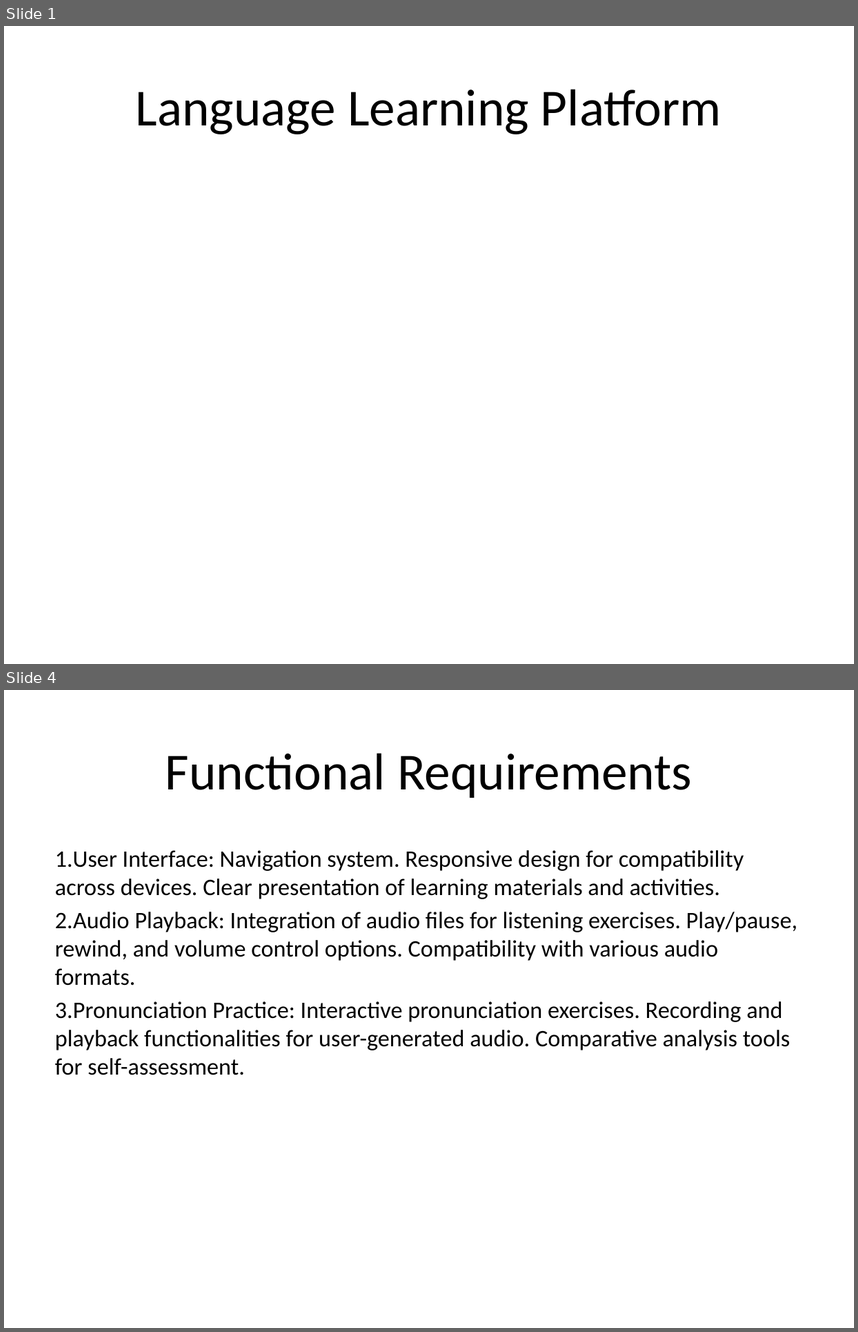
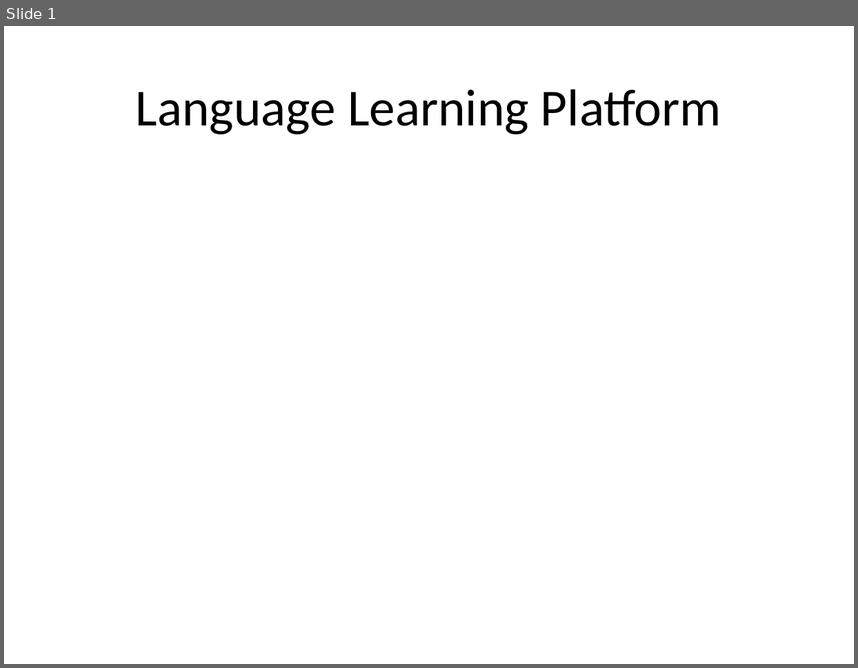
Before and after one commit to VictorMK22/PixelPioneers, a slide deck: Presentation1.pptx. Shown one above the other, each under a label of ours: slides 1 and 4 before the commit, slide 1 after it; the slides between them are not shown. The pictures are 858x1332 and 858x668 pixels, drawn with LibreOffice and Linux fonts; fonts in the diff are those of the drawing. Boxes give left, top, right and bottom in pixels: in the first picture for what was removed or moved away, otherwise in the second. Text is boxed around its words. In the diff, an @@ line names an element or a change of style, - is before the commit and + after.

```diff
--- a/Presentation1.pptx
+++ b/Presentation1.pptx
@@ slide 4 removed at [4,690,854,1328], background #FFFFFF @@
@@ title removed at [165,753,692,798] @@
-Functional Requirements
@@ text removed at [55,850,797,1075] @@
-1.User Interface: Navigation system. Responsive design for compatibility across devices. Clear presentation of learning materials and activities.
-2.Audio Playback: Integration of audio files for listening exercises. Play/pause, rewind, and volume control options. Compatibility with various audio formats.
-3.Pronunciation Practice: Interactive pronunciation exercises. Recording and playback functionalities for user-generated audio. Comparative analysis tools for self-assessment.
```
Also in this commit, not shown: 3 slides changed, 29 slides added, 12 other slides removed, 2 other files.
